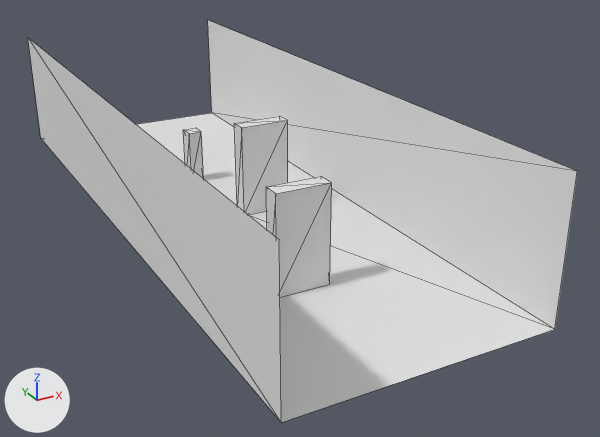
The COLLADA model webapp/public/vl/valter-navigation-ann/scene/valter-navigation-ann.dae, before and after one commit.
Both versions are drawn from a 50 mm camera at (-6.72, -18.21, 7.06) aimed at (0.98, -4.2, 0.05). The lights are fixed; the arrows at lower left show +X, +Y and +Z. Mesh edges are drawn as thin lines.

Script lines for the objects in view, before the commit:
```python
me_cube3_001 = bpy.data.meshes.new('Cube3.001')
me_cube3_001.from_pydata(...)  # a box spanning x -0.53..0.53, y -0.18..0.18, z 0.0..1.95
me_plane_001 = bpy.data.meshes.new('Plane.001')
me_plane_001.from_pydata([(0.0, 4.0, 0.0), (0.0, 4.0, 2.73), (0.0, -10.0, 0.0), (0.0, -10.0, 2.73)], [], [(1, 2, 0), (1, 3, 2)])
me_plane_002 = bpy.data.meshes.new('Plane.002')
me_plane_002.from_pydata([(0.0, -10.0, 0.0), (0.0, -10.0, 2.73), (0.0, 4.0, 0.0), (0.0, 4.0, 2.73)], [], [(1, 2, 0), (1, 3, 2)])
ob_cube5 = bpy.data.objects.new('Cube5', me_cube3_001)
ob_cube5.location = (-0.43, -6.74, 0.0)
ob_lwall = bpy.data.objects.new('lWall', me_plane_002)
ob_lwall.location = (2.5, 0.0, 0.0)
ob_rwall = bpy.data.objects.new('rWall', me_plane_001)
ob_rwall.location = (-2.5, 0.0, 0.0)
# also in view: 'floor' at (0.0, -3.0, 0.0); 'Cube2' at (-0.02, -0.87, 0.6); 'Cube4' at (0.6, -3.22, 0.97)
```
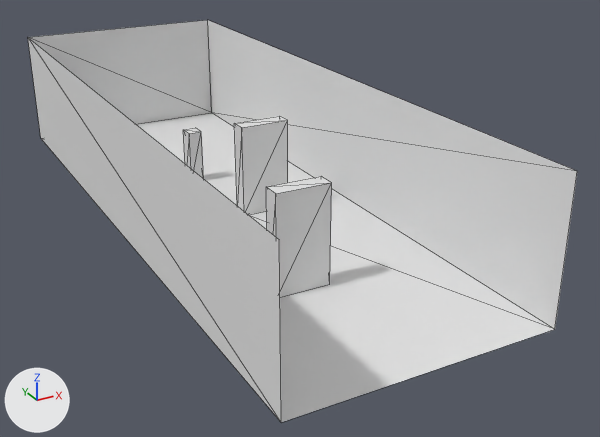
Commit message: valter nav ann

Where the newer file only moved an object's origin or applied its transform, the numbers keep the older frame.

Diff of the bpy script that builds the scene:
```diff
--- a/webapp/public/vl/valter-navigation-ann/scene/valter-navigation-ann.dae.py
+++ b/webapp/public/vl/valter-navigation-ann/scene/valter-navigation-ann.dae.py
@@ me_plane_003 @@
+me_plane_003.from_pydata([(-2.5, 0.0, 0.0), (2.5, 0.0, 0.0), (-2.5, 0.0, 2.73), (2.5, 0.0, 2.73)], [], [(1, 2, 0), (1, 3, 2)])
@@ ob_backwall @@
+ob_backwall = bpy.data.objects.new('backWall', me_plane_003)
+ob_backwall.location = (0.0, 4.0, 0.0)
```

Changed parts and their boxes [x1, y1, x2, y2] in the pictures (600 x 437 px):
'backWall', added: after [28, 20, 212, 124]
